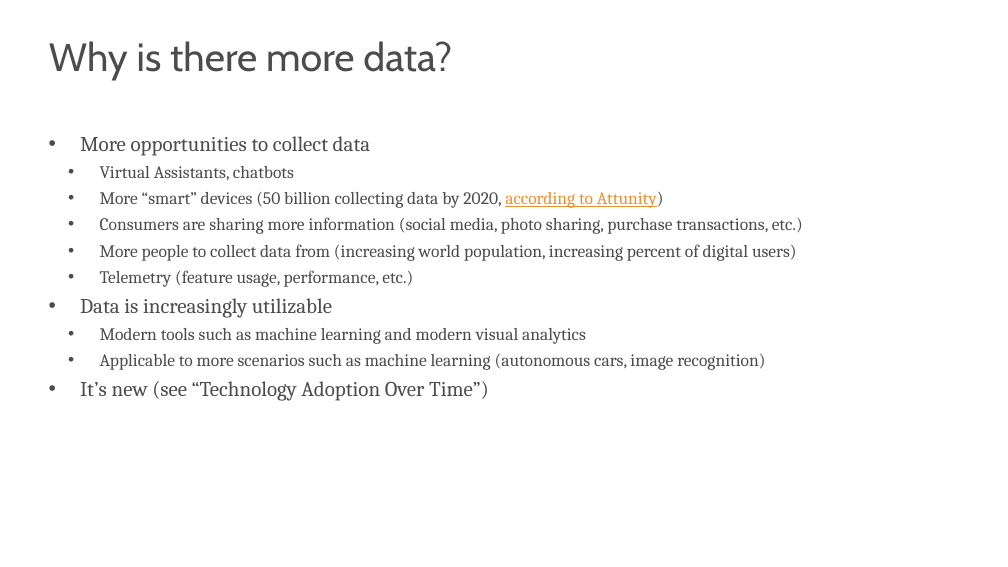
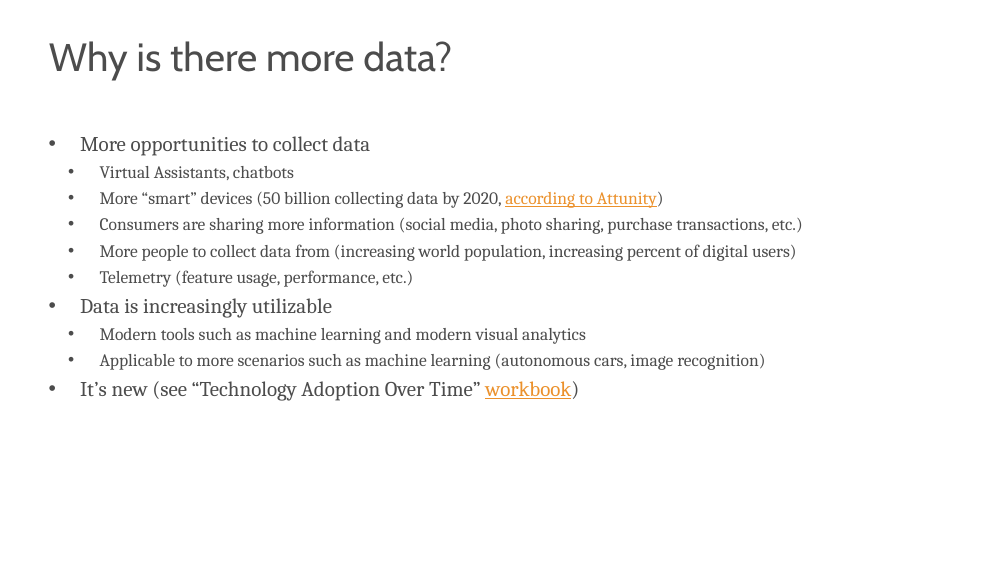
Before and after one commit to s-kyle-reed/data-lecture, a slide deck: slide 18 of lecture.pptx. Drawn at 1008x567 pixels with LibreOffice and Linux fonts; fonts in the diff are those of the drawing; background and template pictures are left out. Boxes give left, top, right and bottom in pixels: in the first picture for what was removed or moved away, otherwise in the second. Text is boxed around its words. In the diff, an @@ line names an element or a change of style, - is before the commit and + after.

Commit message:
added anime workbook

```diff
--- a/lecture.pptx
+++ b/lecture.pptx
@@ text at [80,381,579,401]: text changed @@
-• It’s new (see “Technology Adoption Over Time”)
+• It’s new (see “Technology Adoption Over Time” workbook)
```
Also in this commit, not shown: 2 other slides changed, 1 other file.
